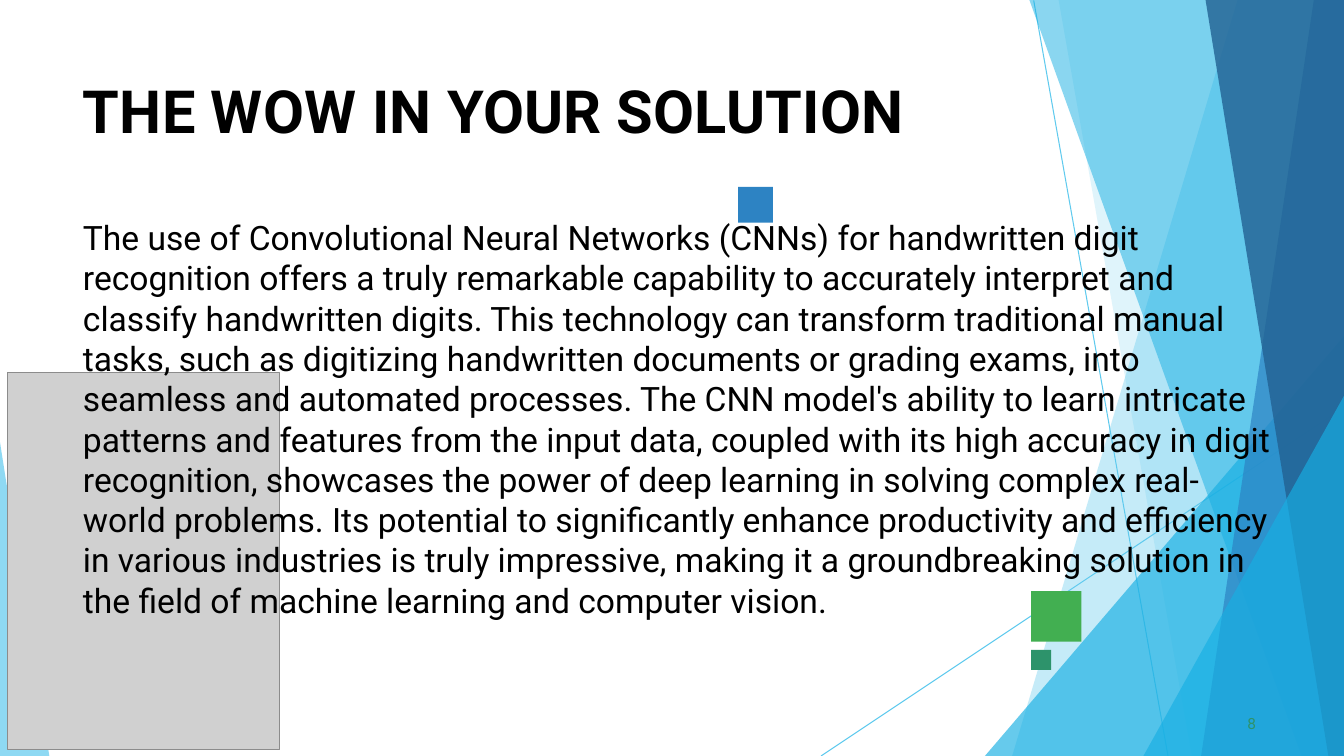
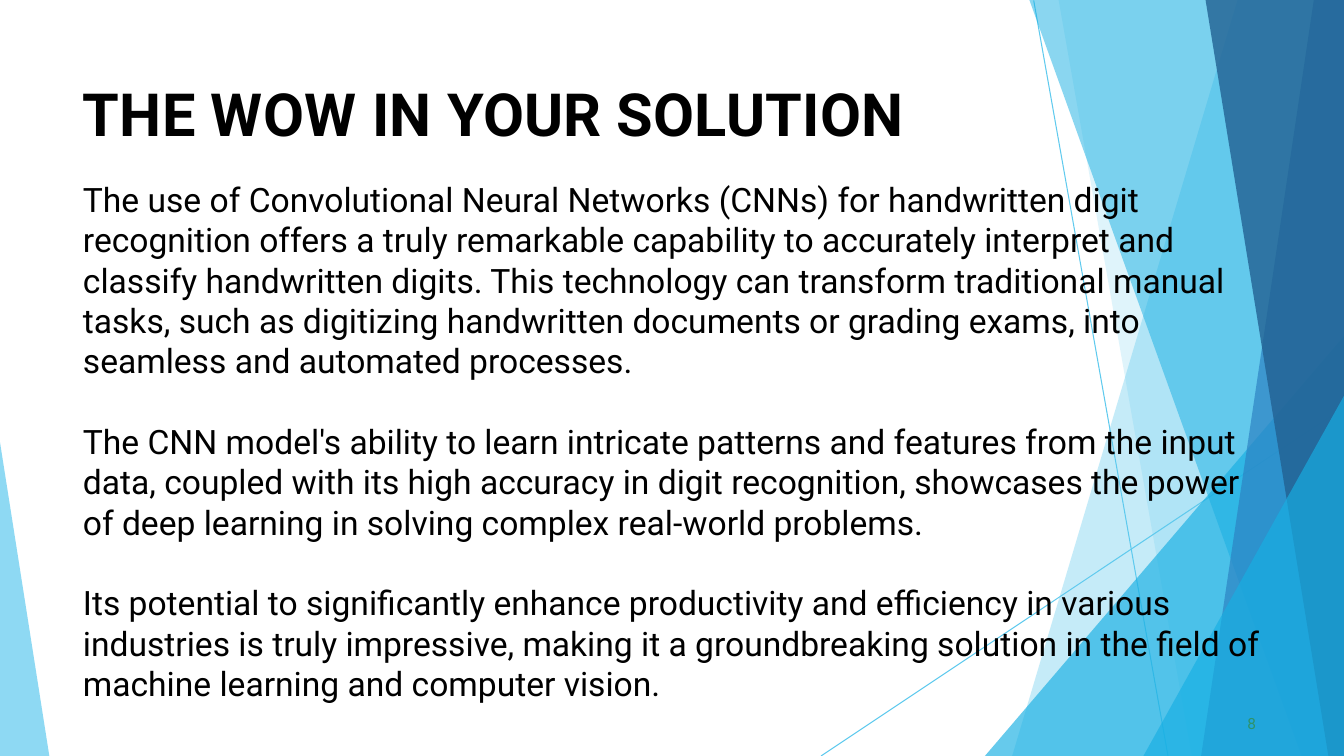
Before and after one commit to SANJANAS1331/TNSDC_Generative-AI, a slide deck: slide 8 of HDR_using_CNN.pptx. Drawn at 1344x756 pixels with LibreOffice and Linux fonts; fonts in the diff are those of the drawing; grey boxes stand for pictures. Boxes give left, top, right and bottom in pixels: in the first picture for what was removed or moved away, otherwise in the second. Text is boxed around its words. In the diff, an @@ line names an element or a change of style, - is before the commit and + after.

```diff
--- a/HDR_using_CNN.pptx
+++ b/HDR_using_CNN.pptx
@@ title "THE WOW IN YOUR SOLUTION ..." rewrapped from (x1=83, y1=90, x2=1270, y2=621) to (x1=83, y1=93, x2=1259, y2=703) @@
@@ freeform shape removed at (x1=738, y1=187, x2=772, y2=222) @@
@@ picture removed at (x1=7, y1=373, x2=279, y2=750) @@
@@ freeform shape removed at (x1=1031, y1=591, x2=1082, y2=641) @@
@@ freeform shape removed at (x1=1031, y1=650, x2=1052, y2=670) @@
@@ text removed at (x1=83, y1=715, x2=278, y2=733) @@
-3/21/2024 Annual Review
```
Also in this commit, not shown: 12 other slides changed.
